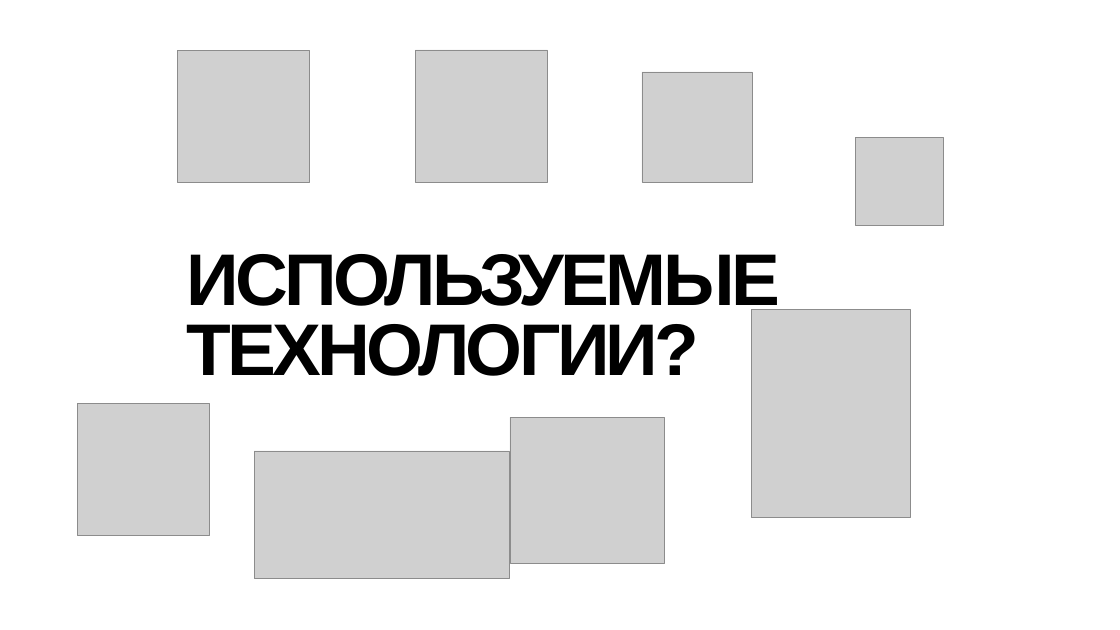
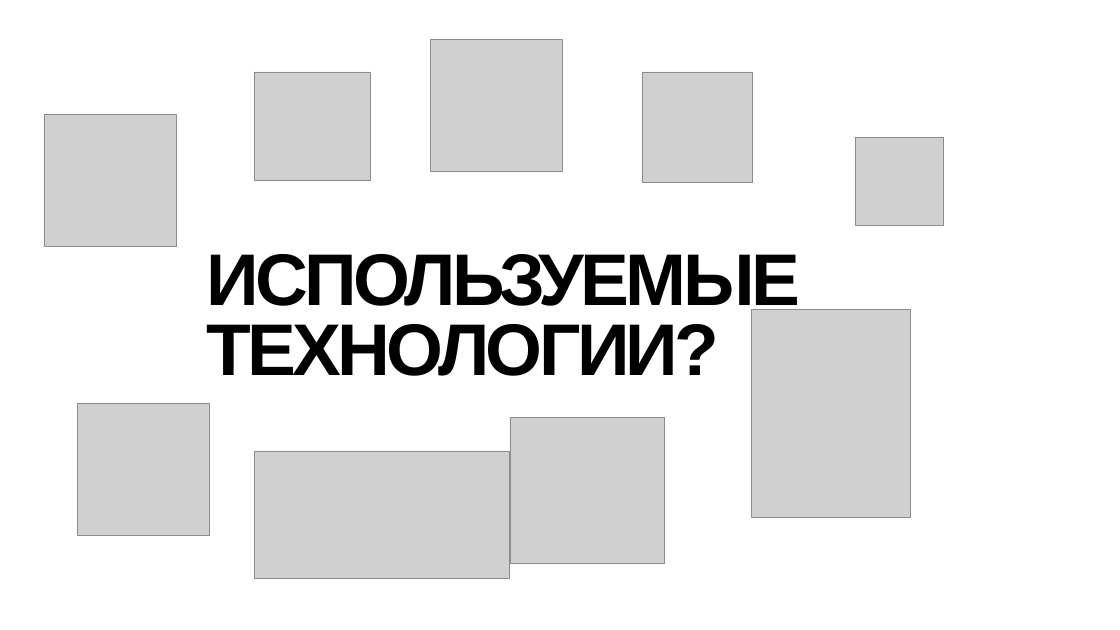
Before and after one commit to owproduction/MTShahatoon, a slide deck: slide 4 of преза колледж.pptx. Drawn at 1120x630 pixels with LibreOffice and Linux fonts; fonts in the diff are those of the drawing; grey boxes stand for pictures. Boxes give left, top, right and bottom in pixels: in the first picture for what was removed or moved away, otherwise in the second. Text is boxed around its words. In the diff, an @@ line names an element or a change of style, - is before the commit and + after.

```diff
--- a/преза колледж.pptx
+++ b/преза колледж.pptx
@@ picture: place and size @@
-picture at [415,50,547,182]
+picture at [430,39,562,171]
@@ picture added at [254,72,371,181] @@
@@ picture: place and size @@
-picture at [177,50,309,182]
+picture at [44,115,176,247]
@@ title "ИСПОЛЬЗУЕМЫЕ ТЕХНОЛОГИИ?": place and size @@
-title "ИСПОЛЬЗУЕМЫЕ ТЕХНОЛОГИИ?" at [186,254,780,376]
+title "ИСПОЛЬЗУЕМЫЕ ТЕХНОЛОГИИ?" at [206,254,800,376]
```
Also in this commit, not shown: 3 slides added.
